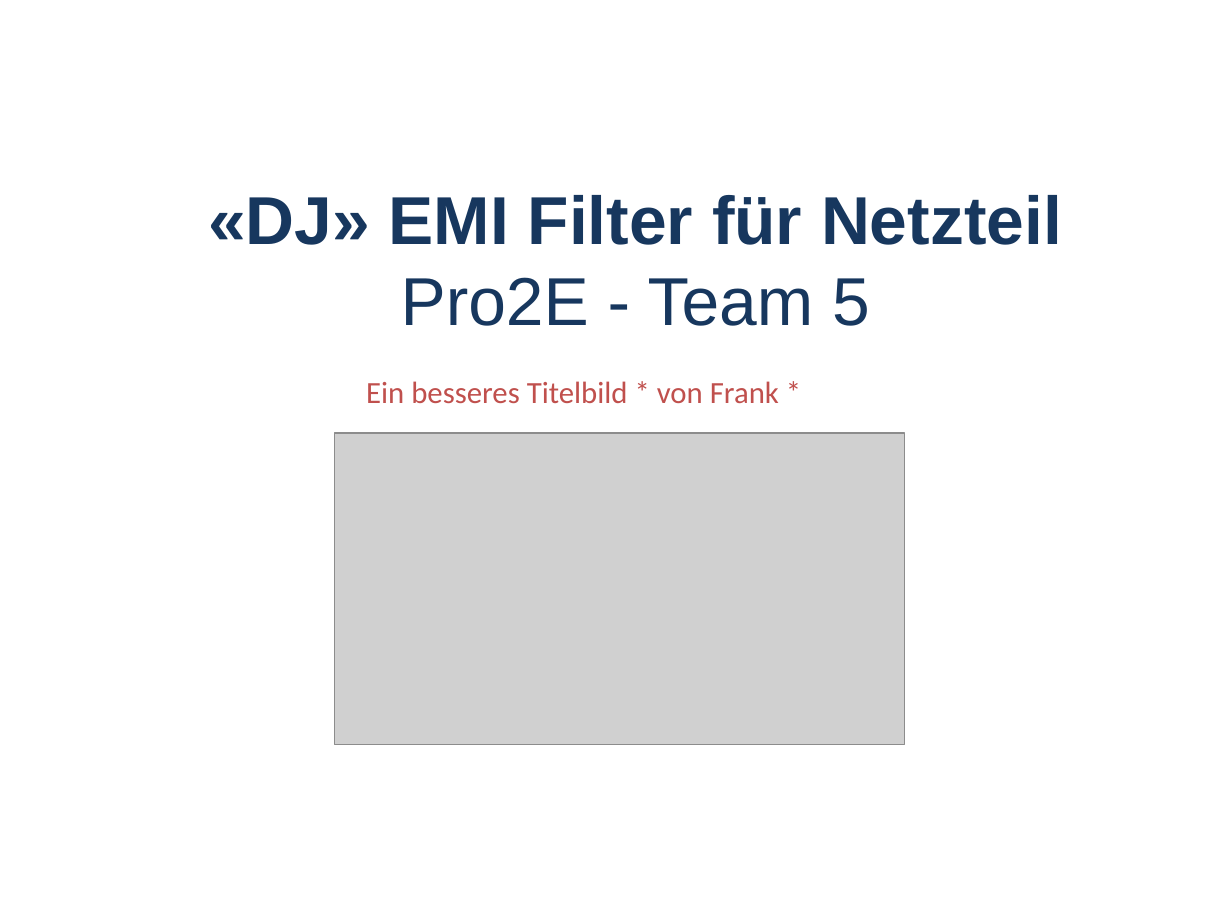
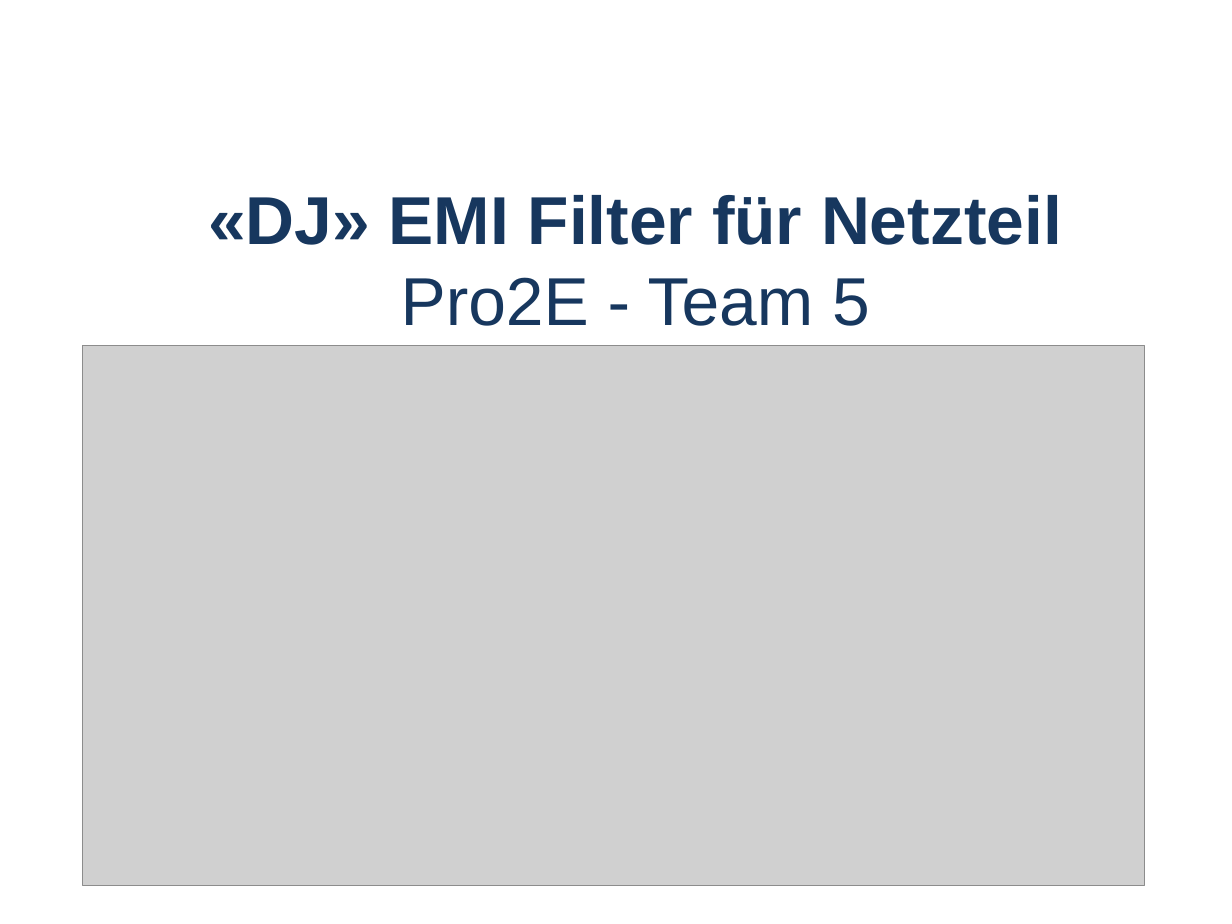
Before and after one commit to marinataborda/P2Organisation, a slide deck: slide 1 of ZwischenPresäntation_RichardBritt.pptx. Drawn at 1232x924 pixels with LibreOffice and Linux fonts; fonts in the diff are those of the drawing; grey boxes stand for pictures; background and template pictures are left out. Boxes give left, top, right and bottom in pixels: in the first picture for what was removed or moved away, otherwise in the second. Text is boxed around its words. In the diff, an @@ line names an element or a change of style, - is before the commit and + after.

```diff
--- a/ZwischenPresäntation_RichardBritt.pptx
+++ b/ZwischenPresäntation_RichardBritt.pptx
@@ picture added at (x1=83, y1=346, x2=1145, y2=886) @@
@@ text removed at (x1=366, y1=381, x2=779, y2=403) @@
-Ein besseres Titelbild * von Frank *
@@ picture removed at (x1=335, y1=432, x2=906, y2=744) @@
```
Also in this commit, not shown: 2 slides removed.
